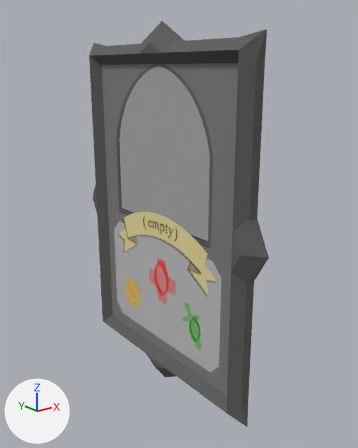
An edit to the Blender file blender_projects/card_1.blend, drawn before and after from the same camera.
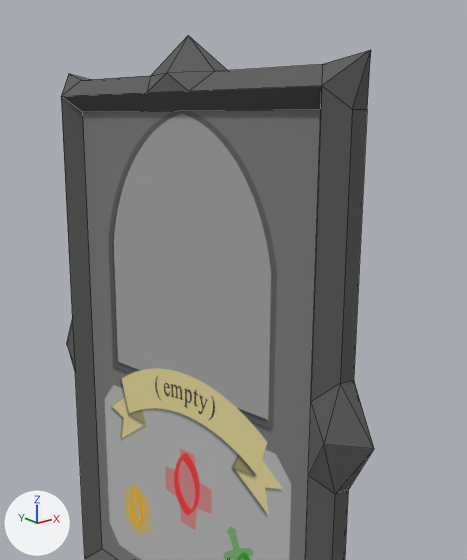
Old and new are each drawn whole from a 50 mm lens placed at (-4.04, -5.39, 4.38), pointed at (0.17, -0.12, 2.27) and again close up on the part from 15% to 90% of the width and 0% to 72% of the height. Arrows for +X, +Y and +Z are at lower left; the lights stay in place. The older version's two pictures come first. The close-ups show mesh edges as thin lines.

The first close-up shows 'base'.
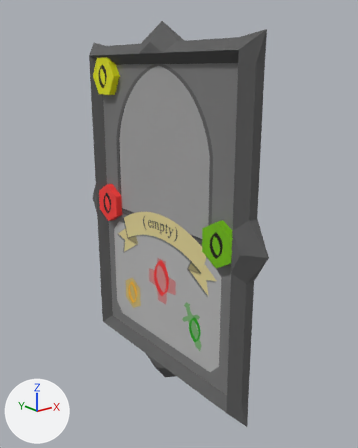
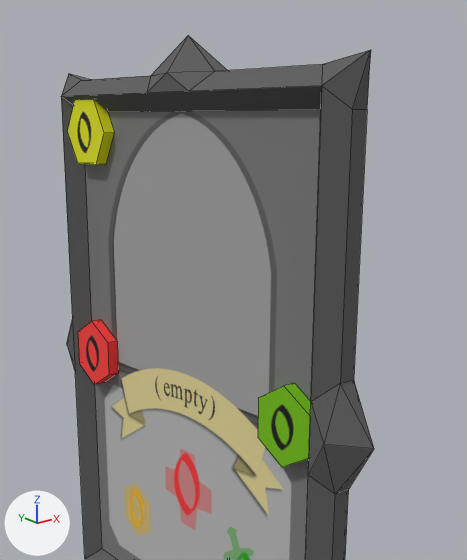
Where the change shows, as pixel boxes (x1, y1, x2, y2) in the close-ups (467 x 560 px):
'attack_label', added (green)
    after: (258, 383, 311, 467)
    faces in mat_attack_texture (picture img_attack_0_png): (258, 386, 310, 467)
    faces in mat_attack_label (green #75c100): (285, 383, 311, 461)
'mana_cost_label', added (yellow)
    after: (68, 99, 114, 165)
    faces in mat_mana_cost_texture (picture img_mana_cost_0_png): (68, 99, 104, 165)
    faces in mat_mana_cost_label (yellow #e4e702): (93, 99, 114, 165)
'life_label', added (red)
    after: (78, 320, 118, 385)
    faces in mat_life_texture (picture img_life_0_png): (78, 321, 109, 385)
    faces in mat_life_label (red #ff3c39): (92, 320, 118, 385)

Edits to the bpy script that builds the scene:
```text
Add img_mana_cost_0_png:
    img_mana_cost_0_png = load_image('mana_cost_0.png', '../frontend/public/textures/card_status_labels/mana_cost_0.png', 128, 128, 'sRGB')
Add img_attack_0_png:
    img_attack_0_png = load_image('attack_0.png', '../frontend/public/textures/card_status_labels/attack_0.png', 128, 128, 'sRGB')
Add img_life_0_png:
    img_life_0_png = load_image('life_0.png', '../frontend/public/textures/card_status_labels/life_0.png', 128, 128, 'sRGB')
Add mat_mana_cost_texture:
    mat_mana_cost_texture = principled_material('mana_cost_texture')
    mat_mana_cost_texture.texture = img_mana_cost_0_png
Add mat_mana_cost_label:
    mat_mana_cost_label = principled_material('mana_cost_label')
    mat_mana_cost_label.base_color = (0.778, 0.8, 0.000588)  # yellow #e4e702
    mat_mana_cost_label.roughness = 1.0
Add mat_attack_texture:
    mat_attack_texture = principled_material('attack_texture')
    mat_attack_texture.texture = img_attack_0_png
Add mat_attack_label:
    mat_attack_label = principled_material('attack_label')
    mat_attack_label.base_color = (0.179, 0.532, 0.0000585)  # green #75c100
    mat_attack_label.roughness = 1.0
Add mat_life_label:
    mat_life_label = principled_material('life_label')
    mat_life_label.base_color = (1.0, 0.045, 0.0416)  # red #ff3c39
    mat_life_label.roughness = 1.0
Add mat_life_texture:
    mat_life_texture = principled_material('life_texture')
    mat_life_texture.texture = img_life_0_png
Add me_mana_cost_label:
    me_mana_cost_label.from_pydata(...)  # 12 vertices, 8 faces; spans x -0.26..0.26, y -0.3..0.3, z -0.05..0.05
    # faces by material slot: [7, 1]
    me_mana_cost_label.materials.append(mat_mana_cost_label)  # yellow #e4e702
    me_mana_cost_label.materials.append(mat_mana_cost_texture)  # picture img_mana_cost_0_png
Add me_attack_label:
    me_attack_label.from_pydata(...)  # 12 vertices, 8 faces; spans x -0.26..0.26, y -0.3..0.3, z -0.05..0.05
    # faces by material slot: [7, 1]
    me_attack_label.materials.append(mat_attack_label)  # green #75c100
    me_attack_label.materials.append(mat_attack_texture)  # picture img_attack_0_png
Add me_life_label:
    me_life_label.from_pydata(...)  # 12 vertices, 8 faces; spans x -0.26..0.26, y -0.3..0.3, z -0.05..0.05
    # faces by material slot: [7, 1]
    me_life_label.materials.append(mat_life_label)  # red #ff3c39
    me_life_label.materials.append(mat_life_texture)  # picture img_life_0_png
Add ob_mana_cost_label:
    ob_mana_cost_label = bpy.data.objects.new('mana_cost_label', me_mana_cost_label)
    ob_mana_cost_label.location = (-0.115, 1.236, 4.274)
    ob_mana_cost_label.rotation_euler = (0.0, -1.571, 0.0)  # degrees (0, -90, 0)
Add ob_attack_label:
    ob_attack_label = bpy.data.objects.new('attack_label', me_attack_label)
    ob_attack_label.location = (-0.115, -1.27, 2.343)
    ob_attack_label.rotation_euler = (-1.571, -2.094, 1.571)  # degrees (-90, -120, 90)
Add ob_life_label:
    ob_life_label = bpy.data.objects.new('life_label', me_life_label)
    ob_life_label.location = (-0.115, 1.267, 2.343)
    ob_life_label.rotation_euler = (-1.571, -2.094, 1.571)  # degrees (-90, -120, 90)
```
